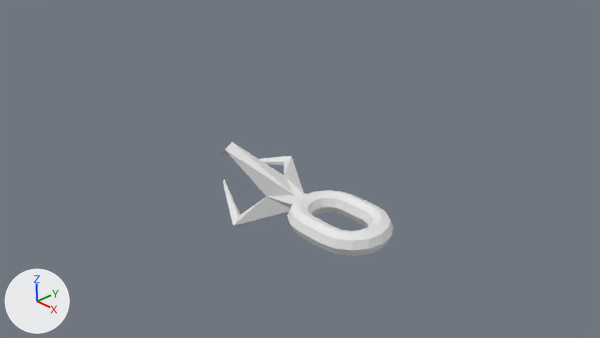
Before and after pictures for a commit that changed the Blender file assets/grapple.blend.
Camera for both pictures: the file's camera 'Camera'. Every picture has the same lights, and +X, +Y and +Z are marked at lower left.
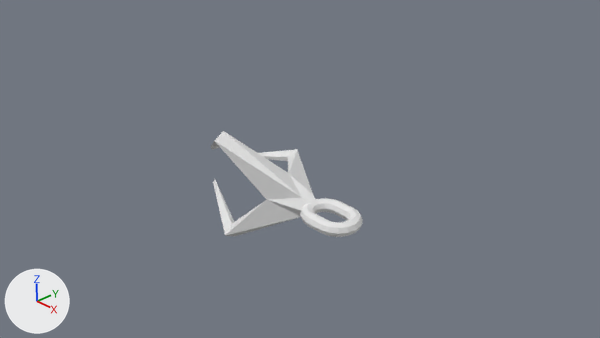
Pixel boxes (x1, y1, x2, y2) of what changed, in the pictures (600 x 338 px; the box of a moved part takes in the faces that stretch with it):
'Cone', reshaped
    before: (221, 142, 305, 227)
    after: (211, 131, 317, 237)
'Torus.002', moved, rescaled (40% narrower, 40% shorter)
    before: (287, 190, 393, 256)
    after: (300, 198, 363, 237)
part 1 of me_cone, moved or reshaped
    before: (221, 142, 305, 227)
    after: (211, 131, 316, 237)

Diff of the bpy script that builds the scene:
```diff
--- a/assets/grapple.blend.py
+++ b/assets/grapple.blend.py
@@ me_cone @@
 me_cone.from_pydata(...)  # 42 vertices, 80 faces; spans x -1.42..0.81, y -0.58..0.93, z -1.88..-0.17
 # used by ob_cone; location = (0.0, 0.0, 1.0)
+# me_cone part 1: all 36 vertices in x -1.42..0.45, y -0.58..0.93, z -1.88..-0.17 are scaled about their middle by 1.24, then moved by (-0.03, 0.04, 0.0)
@@ ob_torus_002 @@
 ob_torus_002 = bpy.data.objects.new('Torus.002', me_torus_002)
-ob_torus_002.location = (0.22, 0.0, 0.0)
+ob_torus_002.location = (0.51, 0.0, 0.0)
 ob_torus_002.rotation_euler = (1.571, 1.571, 0.0)  # degrees (90, 90, 0)
-ob_torus_002.scale = (0.476, 0.476, 0.476)
+ob_torus_002.scale = (0.285, 0.285, 0.285)
 _m = ob_torus_002.modifiers.new('Boolean', 'BOOLEAN')
```
